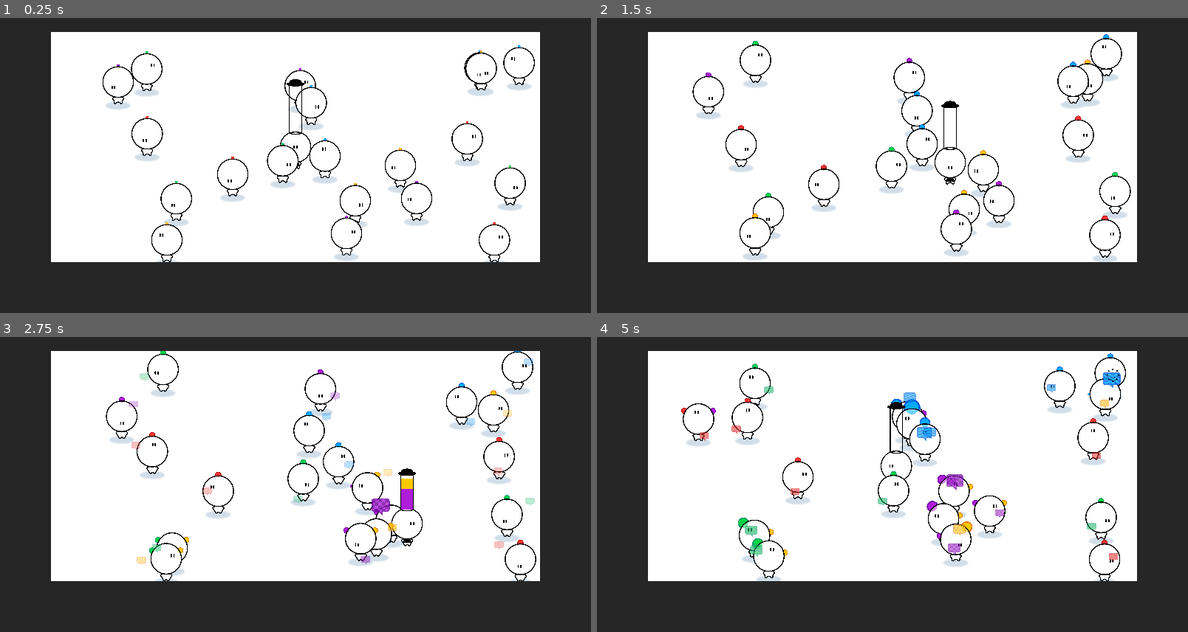
Above: before the commit, frames 1-4 (two rows, left to right).
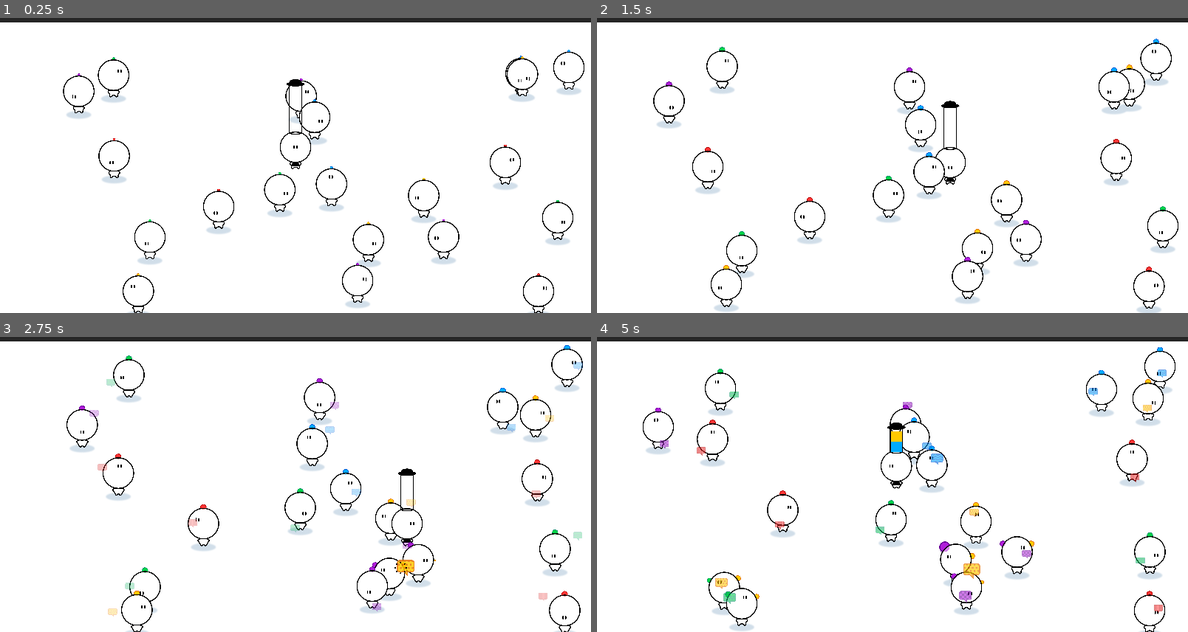
Above: after the commit, the same moments.

Repository: haihala/mankind-knew
Game: Godot game, scene res://world.tscn
Same seed, same stepped clock (60 frames per second), same inputs: the game is played once before the commit and once after it.
Inputs:
- Up to frame 1 (0.25 s): no input
- Up to frame 2 (1.5 s): hold D (move_right) 0.53-1.28 s; hold S (move_down) from 1.28 s (still down)
- Up to frame 3 (2.75 s): release S (move_down) at 2.03 s; hold D (move_right) from 2.03 s (still down)
- Up to frame 4 (5 s): release D (move_right) at 2.78 s; hold W (move_up) 2.78-3.53 s; hold A (move_left) from 3.53 s (still down)

The runs differ from the first frame. In frame 1, 39% of the frame differs, in the area x 0-100%, y 1-100%; in frame 2, 39%; in frame 3, 40%; in frame 4, 40%.

Commit message:
Expand play area by moving walls further away

Diff:
--- a/godot-project/world.tscn
+++ b/godot-project/world.tscn
@@ -18,25 +18,25 @@
 texture = SubResource("CanvasTexture_qkyk7")
 
 [node name="WallLeft" parent="." instance=ExtResource("2_wy0le")]
-position = Vector2(-576, 0)
+position = Vector2(-676, 0)
 scale = Vector2(1, 6.813)
 collision_layer = 1
 collision_mask = 0
 
 [node name="WallRight" parent="." instance=ExtResource("2_wy0le")]
-position = Vector2(576, 0)
+position = Vector2(676, 0)
 scale = Vector2(1, 6.813)
 collision_layer = 1
 collision_mask = 0
 
 [node name="WallBottom" parent="." instance=ExtResource("2_wy0le")]
-position = Vector2(0, 324)
+position = Vector2(0, 424)
 scale = Vector2(7.875, 1)
 collision_layer = 1
 collision_mask = 0
 
 [node name="WallTop" parent="." instance=ExtResource("2_wy0le")]
-position = Vector2(0, -324)
+position = Vector2(0, -344)
 scale = Vector2(7.875, 1)
 collision_layer = 1
 collision_mask = 0
@@ -44,7 +44,8 @@
 [node name="Player" parent="." instance=ExtResource("1_uc7q8")]
 
 [node name="NPCSpawner" parent="." instance=ExtResource("3_23yi1")]
-scale = Vector2(45, 20)
+position = Vector2(0, 50)
+scale = Vector2(55, 25)
 
 [node name="Camera2D" type="Camera2D" parent="."]
 
